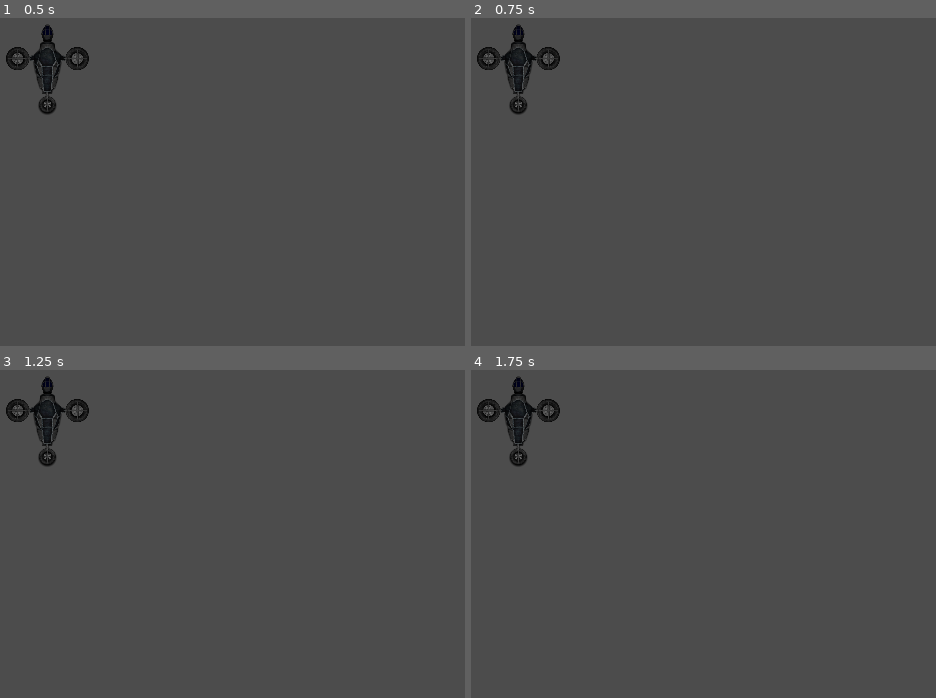
Above: before the commit, frames 1-4 (two rows, left to right).
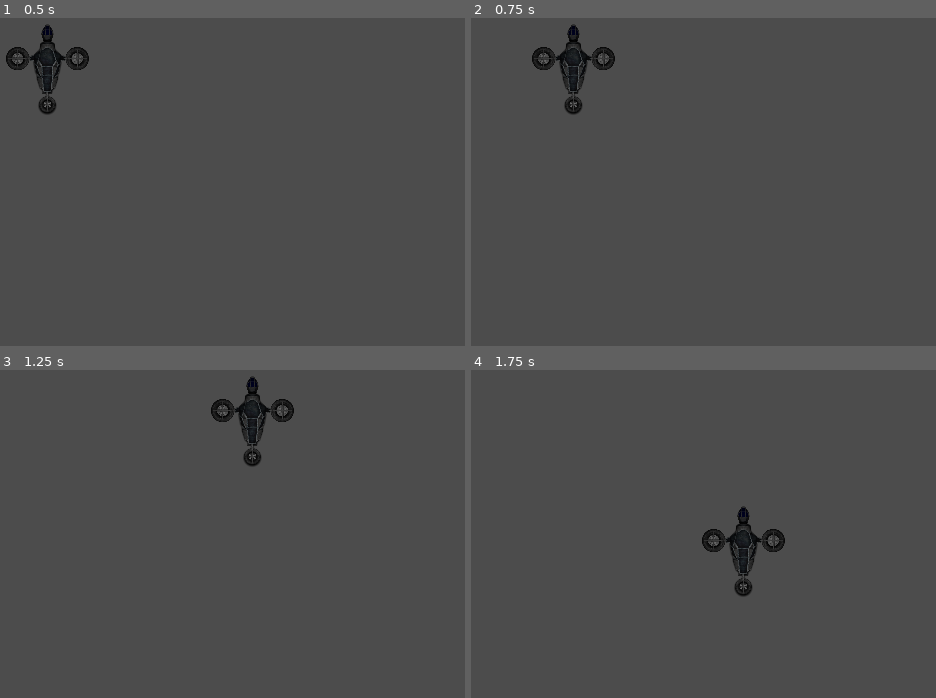
Above: after the commit, the same moments.

Repository: MadOgre/brink-of-extinction
Game: Godot game, scene res://stages/game_stage.tscn
The game is run twice, just before and just after one commit, with the same random seed, the same clock (stepped at 60 frames per second) and the same inputs.
Inputs:
- Up to frame 1 (0.5 s): no input
- Up to frame 2 (0.75 s): tap Enter at 0.5 s; hold D (game_right, bound only after the commit) from 0.53 s (still down)
- Up to frame 3 (1.25 s): keep holding D (game_right, bound only after the commit)
- Up to frame 4 (1.75 s): release D (game_right, bound only after the commit) at 1.28 s; hold S (game_down, bound only after the commit) from 1.28 s (still down)

Frame 1 is identical in both runs. In frame 2, 2.4% of the frame differs, in the area x 1-31%, y 1-30%; in frame 3, 2.7%, in the area x 1-64%, y 1-30%; in frame 4, 2.7%.

Commit message:
Add script to airship to move it with WASD @T14

Diff:
--- a/project.godot
+++ b/project.godot
@@ -12,7 +12,6 @@
 
 config/name="BOE"
 run/main_scene="res://stages/game_stage.tscn"
-config/icon="res://icon.png"
 
 [display]
 
@@ -39,6 +38,17 @@
 "svg/scale": 1.0
 }
 
+[input]
+
+game_left=[ Object(InputEventKey,"resource_local_to_scene":false,"resource_name":"","device":0,"alt":false,"shift":false,"control":false,"meta":false,"command":false,"pressed":false,"scancode":65,"unicode":0,"echo":false,"script":null)
+ ]
+game_right=[ Object(InputEventKey,"resource_local_to_scene":false,"resource_name":"","device":0,"alt":false,"shift":false,"control":false,"meta":false,"command":false,"pressed":false,"scancode":68,"unicode":0,"echo":false,"script":null)
+ ]
+game_up=[ Object(InputEventKey,"resource_local_to_scene":false,"resource_name":"","device":0,"alt":false,"shift":false,"control":false,"meta":false,"command":false,"pressed":false,"scancode":87,"unicode":0,"echo":false,"script":null)
+ ]
+game_down=[ Object(InputEventKey,"resource_local_to_scene":false,"resource_name":"","device":0,"alt":false,"shift":false,"control":false,"meta":false,"command":false,"pressed":false,"scancode":83,"unicode":0,"echo":false,"script":null)
+ ]
+
 [rendering]
 
 environment/default_environment="res://default_env.tres"
--- a/scenes/airship.tscn
+++ b/scenes/airship.tscn
@@ -19,9 +19,10 @@
 sleeping = false
 can_sleep = true
 linear_velocity = Vector2( 0, 0 )
-linear_damp = -1.0
+linear_damp = 0.0
 angular_velocity = 0.0
 angular_damp = -1.0
+_sections_unfolded = [ "Linear" ]
 
 [node name="Sprite" type="Sprite" parent="." index="0"]
 
--- /dev/null
+++ b/scripts/airship.gd
@@ -0,0 +1,28 @@
+extends RigidBody2D
+
+export var SPEED = 300
+var velocity = Vector2()
+
+func _ready():
+	pass
+
+func _input(event):
+	if event.is_action_pressed("game_up"):
+		print("up pressed")
+		velocity.y -= SPEED
+	if event.is_action_pressed("game_down"):
+		velocity.y += SPEED
+	if event.is_action_pressed("game_left"):
+		velocity.x -= SPEED
+	if event.is_action_pressed("game_right"):
+		velocity.x += SPEED
+	if event.is_action_released("game_up"):
+		velocity.y += SPEED
+	if event.is_action_released("game_down"):
+		velocity.y -= SPEED
+	if event.is_action_released("game_left"):
+		velocity.x += SPEED
+	if event.is_action_released("game_right"):
+		velocity.x -= SPEED
+
+	linear_velocity = velocity.normalized() * SPEED
--- a/stages/game_stage.tscn
+++ b/stages/game_stage.tscn
@@ -1,6 +1,7 @@
-[gd_scene load_steps=2 format=2]
+[gd_scene load_steps=3 format=2]
 
 [ext_resource path="res://scenes/airship.tscn" type="PackedScene" id=1]
+[ext_resource path="res://scripts/airship.gd" type="Script" id=2]
 
 [node name="game_stage" type="Node" index="0"]
 
@@ -8,6 +9,8 @@
 
 position = Vector2( 383.054, 262.736 )
 gravity_scale = 0.0
+script = ExtResource( 2 )
+SPEED = 300
 
 [node name="Sprite" parent="airship" index="0"]
 
